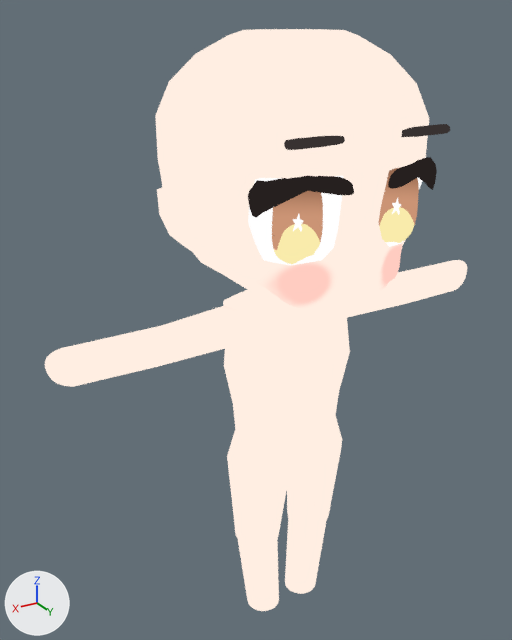
Renders of the Blender file Assets/Character/BASEMODEL_LOWER_remesh.blend from each side of a commit.
Both versions are drawn from a camera (50 mm lens) standing at (2.87, 4.16, 2.48) and looking at (0.15, -0.36, 0.22). The axes (+X, +Y, +Z) are drawn at lower left. The lights are the same throughout.

Objects in the first picture: 'Body.001', 'Eye', 'EyeBrows'.
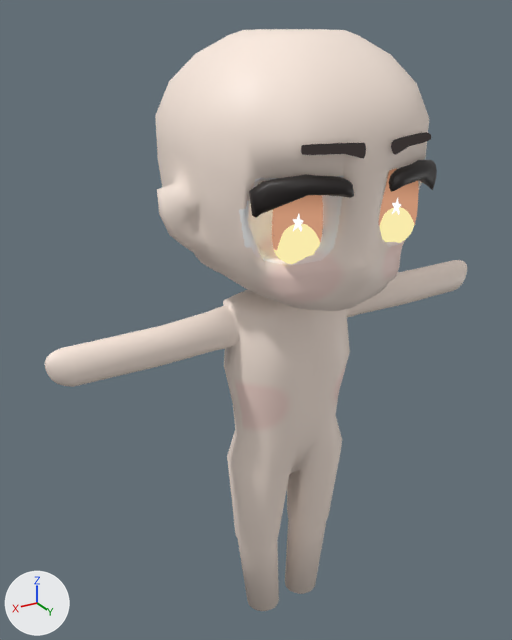
Where the newer file only moved an object's origin or applied its transform, the numbers keep the older frame.

Pixel boxes (x1, y1, x2, y2) of what changed, in the pictures (512 x 640 px; the box of a moved part takes in the faces that stretch with it):
'EyeBrows', reshaped (22% narrower): before (284, 124, 450, 150); after (301, 132, 431, 159)
part 1 of me_sphere_001, moved or reshaped: before (401, 124, 450, 137); after (391, 132, 431, 155)
part 2 of me_sphere_001, moved or reshaped: before (284, 136, 345, 150); after (301, 143, 366, 159)
part 3 of me_sphere_008, moved or reshaped: before (156, 86, 437, 341); after (155, 29, 437, 363)
part 4 of me_sphere_008, shading changed: (257, 161, 435, 217) in both
part 5 of me_sphere_008, recoloured: (45, 30, 467, 611) in both

Patch to the scene script:
```diff
--- a/Assets/Character/BASEMODEL_LOWER_remesh.blend.py
+++ b/Assets/Character/BASEMODEL_LOWER_remesh.blend.py
@@ img_bodycolor_002 @@
+img_bodycolor_002 = load_image('BodyColor.002', 'enemies/1/skin.png', 1024, 1024, 'sRGB')
@@ mat_skin @@
+mat_skin = principled_material('skin')
+mat_skin.texture = img_bodycolor_002
@@ me_sphere_008 @@
 # used by ob_body_001; location = (0.002, 0.044, 0.688)
-me_sphere_008.from_pydata(...)  # 2396 vertices, 2144 faces; spans x -1.91..1.91, y -1.16..0.79, z -3.19..1.7
+me_sphere_008.from_pydata(...)  # 2422 vertices, 2198 faces; spans x -1.91..1.91, y -1.16..0.78, z -3.19..1.7
+# me_sphere_008 part 3: 49 vertices moved from x -0.98..0.98, y -1.15..0.76, z -0.02..0.96 to x -0.98..0.98, y -1.16..0.76, z 0.02..0.96; 199 vertices removed from x -0.91..0.91, y -1.07..0.79, z -0.23..1.14; 225 vertices added at x -0.9..0.9, y -0.99..0.74, z -0.5..1.7
+# me_sphere_008 part 4: 72 kept faces spanning x -0.73..0.73, y 0.47..0.78, z 0.68..0.93 are now shaded smooth
+# me_sphere_008 part 5: 1644 faces spanning x -1.91..1.91, y -1.16..0.78, z -3.19..1.7 switch from mat_material_002 to mat_skin (picture img_bodycolor_002)
@@ me_sphere_001 @@
 # used by ob_eyebrows; location = (0.0, 0.0, -1.682)
-me_sphere_001.from_pydata(...)  # 160 vertices, 132 faces; spans x -0.611..0.611, y 0.709..0.793, z 3.46..3.521
+me_sphere_001.from_pydata(...)  # 160 vertices, 132 faces; spans x -0.494..0.494, y 0.676..0.861, z 3.38..3.476
+# me_sphere_001 part 1: 80 of 160 vertices moved; they spanned x -0.611..-0.234, y 0.709..0.793, z 3.46..3.521 and now span x -0.494..-0.113, y 0.676..0.861, z 3.38..3.476; mean shift (0.121, 0.013, -0.049); largest move (-0.234, 0.738, 3.469) -> (-0.12, 0.818, 3.385)
+# me_sphere_001 part 2: 80 of 160 vertices moved; they spanned x 0.234..0.611, y 0.709..0.793, z 3.46..3.521 and now span x 0.113..0.494, y 0.676..0.861, z 3.38..3.476; mean shift (-0.121, 0.013, -0.049); largest move (0.234, 0.738, 3.469) -> (0.12, 0.818, 3.385)
 me_sphere_001.materials.append(mat_hair_001)
```
